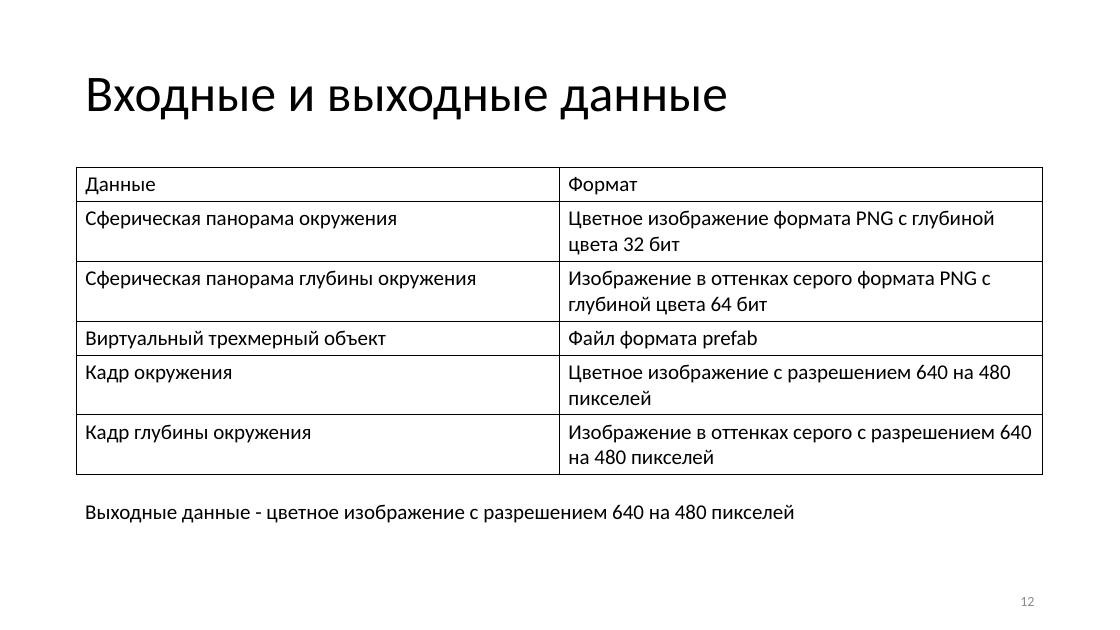
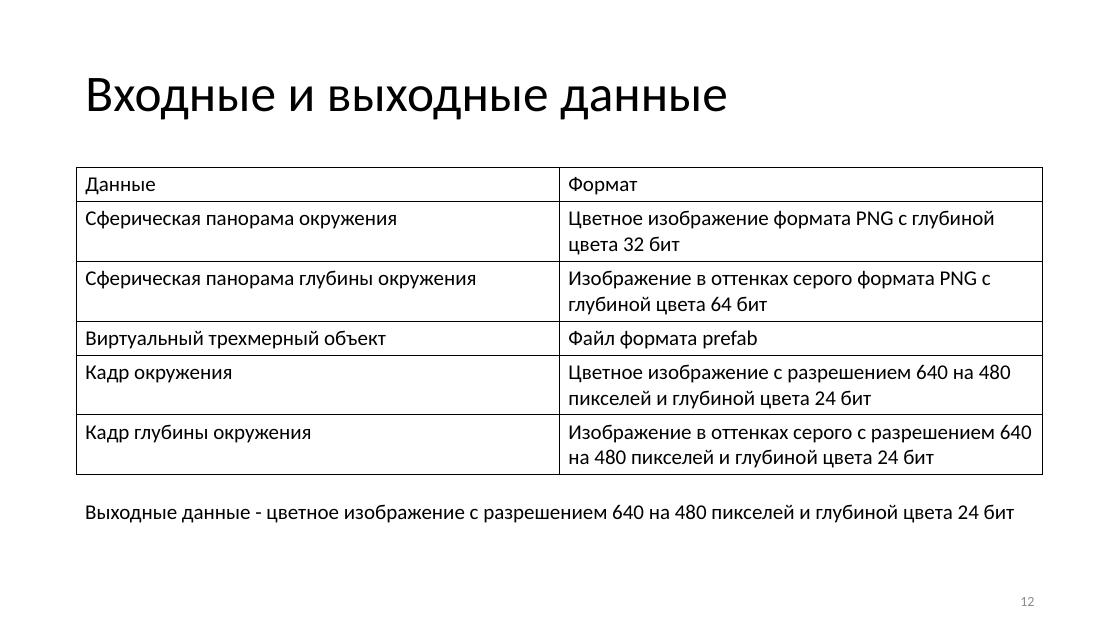
Before and after one commit to Yokud/bmstu_bachelors_diploma, a slide deck: slide 12 of docs/diploma/presentation/Presentation.pptx. Drawn at 1120x630 pixels with LibreOffice and Linux fonts; fonts in the diff are those of the drawing. Boxes give left, top, right and bottom in pixels: in the first picture for what was removed or moved away, otherwise in the second. Text is boxed around its words. In the diff, an @@ line names an element or a change of style, - is before the commit and + after.

```diff
--- a/docs/diploma/presentation/Presentation.pptx
+++ b/docs/diploma/presentation/Presentation.pptx
@@ table at bbox=[77, 168, 1044, 472] @@
-row 5, column 2: Цветное изображение с разрешением 640 на 480 пикселей
+row 5, column 2: Цветное изображение с разрешением 640 на 480 пикселей и глубиной цвета 24 бит
-row 6, column 2: Изображение в оттенках серого с разрешением 640 на 480 пикселей
+row 6, column 2: Изображение в оттенках серого с разрешением 640 на 480 пикселей и глубиной цвета 24 бит
@@ text at bbox=[85, 504, 1015, 523]: text changed @@
-Выходные данные - цветное изображение с разрешением 640 на 480 пикселей
+Выходные данные - цветное изображение с разрешением 640 на 480 пикселей и глубиной цвета 24 бит
```
Also in this commit, not shown: 5 other slides changed, 36 other files.
